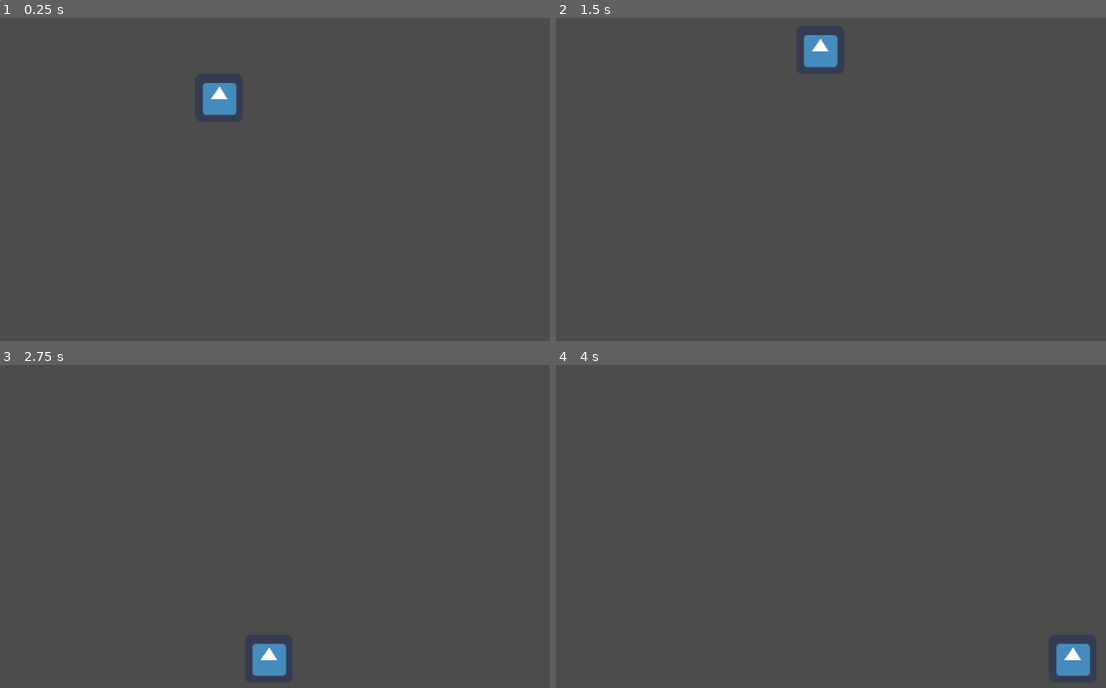
Above: before the commit, frames 1-4 (two rows, left to right).
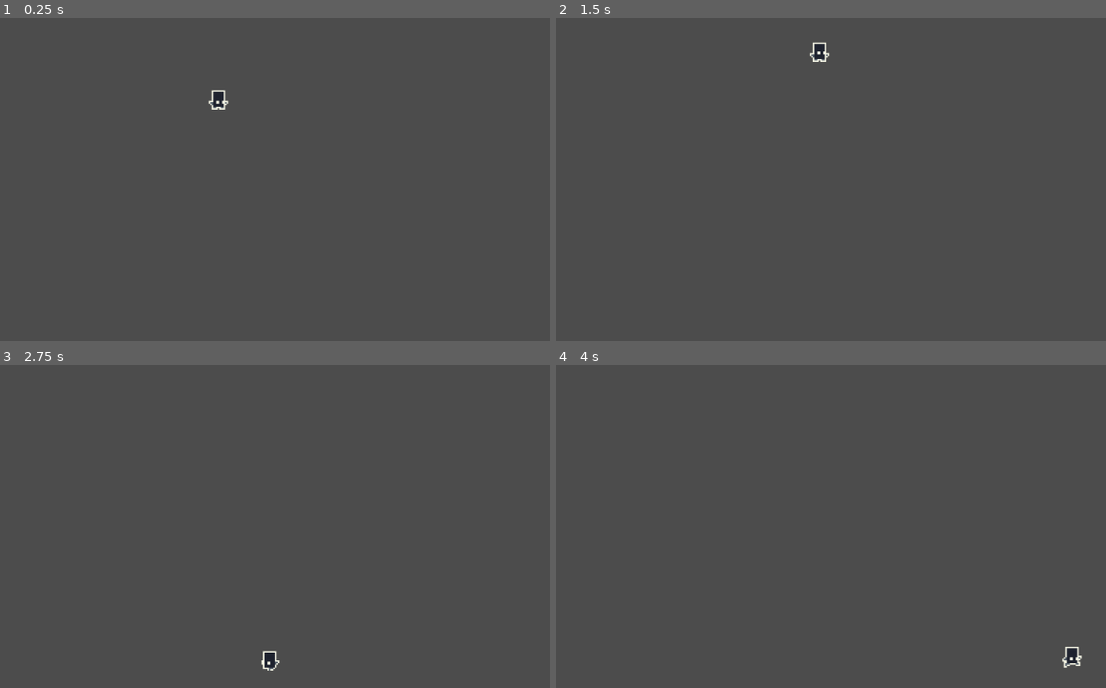
Above: after the commit, the same moments.

Repository: gonzaloVeron/TaskFailedSuccessfully
Game: Godot game, scene res://Character/Minion3Test.tscn
The game is run twice, just before and just after one commit, with the same random seed, the same clock (stepped at 60 frames per second) and the same inputs. The engine's default icon, where the game draws it, is replaced by a stand-in: a white triangle on a blue panel in a dark square.
Inputs:
- Up to frame 1 (0.25 s): no input
- Up to frame 2 (1.5 s): tap Enter at 0.5 s; hold Space (jump) 0.53-1.28 s; hold D (move_right) from 0.53 s (still down); tap Space (jump) at 1.35 s
- Up to frame 3 (2.75 s): tap Space (jump) at 1.52, 1.82 s; release D (move_right) at 2.03 s; hold A (move_left) from 2.03 s (still down); hold Space (jump) from 2.03 s (still down)
- Up to frame 4 (4 s): release A (move_left) at 2.78 s; release Space (jump) at 2.78 s; hold D (move_right) from 2.78 s (still down); tap Space (jump) at 2.85, 3.02, 3.32 s; hold Space (jump) from 3.53 s (still down)

The runs differ from the first frame. In frame 1, 0.6% of the frame differs, in the area x 36-44%, y 20-31%; in frame 2, 0.6%; in frame 3, 0.6%, in the area x 45-53%, y 86-97%; in frame 4, 0.6%.

Commit message:
character animated

Diff:
--- a/Character/Character.tscn
+++ b/Character/Character.tscn
@@ -1,14 +1,43 @@
-[gd_scene load_steps=8 format=2]
+[gd_scene load_steps=20 format=2]
 
 [ext_resource path="res://Character/Character_Controller.gd" type="Script" id=1]
 [ext_resource path="res://Character/Idle.gd" type="Script" id=2]
 [ext_resource path="res://Character/Character_State_Machine.gd" type="Script" id=3]
 [ext_resource path="res://Character/Jump.gd" type="Script" id=4]
-[ext_resource path="res://icon.png" type="Texture" id=5]
+[ext_resource path="res://Character/assets/tile545.png" type="Texture" id=5]
 [ext_resource path="res://Character/Move.gd" type="Script" id=6]
+[ext_resource path="res://Character/assets/tile546.png" type="Texture" id=7]
+[ext_resource path="res://Character/assets/tile547.png" type="Texture" id=8]
+[ext_resource path="res://Character/assets/tile544.png" type="Texture" id=9]
+[ext_resource path="res://Character/assets/tile514.png" type="Texture" id=10]
+[ext_resource path="res://Character/assets/tile513.png" type="Texture" id=11]
+[ext_resource path="res://Character/assets/tile515.png" type="Texture" id=12]
+[ext_resource path="res://Character/assets/tile519.png" type="Texture" id=13]
+[ext_resource path="res://Character/assets/tile518.png" type="Texture" id=14]
+[ext_resource path="res://Character/assets/tile517.png" type="Texture" id=15]
+[ext_resource path="res://Character/assets/tile512.png" type="Texture" id=16]
+[ext_resource path="res://Character/assets/tile516.png" type="Texture" id=17]
 
 [sub_resource type="RectangleShape2D" id=1]
 extents = Vector2( 32.4333, 32.0529 )
+
+[sub_resource type="SpriteFrames" id=2]
+animations = [ {
+"frames": [ ExtResource( 11 ), ExtResource( 10 ), ExtResource( 12 ) ],
+"loop": true,
+"name": "idle",
+"speed": 5.0
+}, {
+"frames": [ ExtResource( 9 ), ExtResource( 5 ), ExtResource( 7 ), ExtResource( 8 ) ],
+"loop": true,
+"name": "walk",
+"speed": 5.0
+}, {
+"frames": [ ExtResource( 16 ), ExtResource( 11 ), ExtResource( 10 ), ExtResource( 12 ), ExtResource( 17 ), ExtResource( 15 ), ExtResource( 14 ), ExtResource( 13 ) ],
+"loop": true,
+"name": "jump",
+"speed": 10.0
+} ]
 
 [node name="Character" type="KinematicBody2D"]
 position = Vector2( 488.763, 91.815 )
@@ -37,8 +66,6 @@
 "_edit_lock_": true
 }
 
-[node name="Sprite" type="Sprite" parent="BodyPivot"]
-texture = ExtResource( 5 )
-__meta__ = {
-"_edit_lock_": true
-}
+[node name="AnimatedSprite" type="AnimatedSprite" parent="BodyPivot"]
+frames = SubResource( 2 )
+animation = "jump"
--- a/Character/Idle.gd
+++ b/Character/Idle.gd
@@ -1,6 +1,10 @@
 extends "res://Character/On_Ground.gd"
 
 export(float) var gravity = 1600.0
+var animated
+
+func enter():
+	animated = get_parent().get_parent().get_node("BodyPivot/AnimatedSprite")
 
 func handle_input(event):
 	return .handle_input(event)
@@ -13,5 +17,7 @@
 	velocity.y += gravity * _delta
 	velocity = owner.move_and_slide(velocity, Vector2(0, -1), 5, 2)
 
+	animated.play("idle")
+
 func isOnFloor():
 	return owner.is_on_floor()
--- a/Character/Jump.gd
+++ b/Character/Jump.gd
@@ -18,6 +18,8 @@
 var vertical_speed = 0.0
 var height = 0.0
 
+var animated
+
 func initialize(speed, velocity):
 	horizontal_speed = speed
 	max_horizontal_speed = speed if speed > 0.0 else base_max_horizontal_speed
@@ -29,6 +31,8 @@
 	horizontal_velocity = enter_velocity if input_direction else Vector2()
 	vertical_speed = 600.0
 
+	animated = get_parent().get_parent().get_node("BodyPivot/AnimatedSprite")
+
 func update(delta):
 	var input_direction = get_input_direction()
 
@@ -37,6 +41,9 @@
 	if height <= 0.0:
 		#print(horizontal_velocity)
 		emit_signal("finished", "previous")
+
+	animated.play("jump")
+	#animated.flip_h = false
 
 func move_horizontally(delta, direction):
 	if direction:
--- a/Character/Move.gd
+++ b/Character/Move.gd
@@ -4,10 +4,12 @@
 export(float) var max_run_speed = 700
 var gravity = 30000.0
 var coll:CollisionShape2D
+var animated
 
 func enter():
 	speed = 0.0
 	velocity = Vector2()
+	animated = get_parent().get_parent().get_node("BodyPivot/AnimatedSprite")
 
 	var input_direction = get_input_direction()
 
@@ -29,5 +31,14 @@
 
 	velocity = owner.move_and_slide(velocity, Vector2(0, -1), 5, 2)
 
+
+	if input_direction.x > 0:
+		animated.play("walk")
+		animated.flip_h = false
+	if input_direction.x < 0:
+		animated.flip_h = true
+		animated.play("walk")
+
+
 func isOnFloor():
 	return owner.is_on_floor()
Binary file added: Character/assets/tile512.png
Not shown, added: Character/assets/tile512.png.import
Binary file added: Character/assets/tile513.png
Not shown, added: Character/assets/tile513.png.import
Binary file added: Character/assets/tile514.png
Not shown, added: Character/assets/tile514.png.import
Binary file added: Character/assets/tile515.png
Not shown, added: Character/assets/tile515.png.import
Binary file added: Character/assets/tile516.png
Not shown, added: Character/assets/tile516.png.import
Binary file added: Character/assets/tile517.png
Not shown, added: Character/assets/tile517.png.import
(and 20 more such lines)
